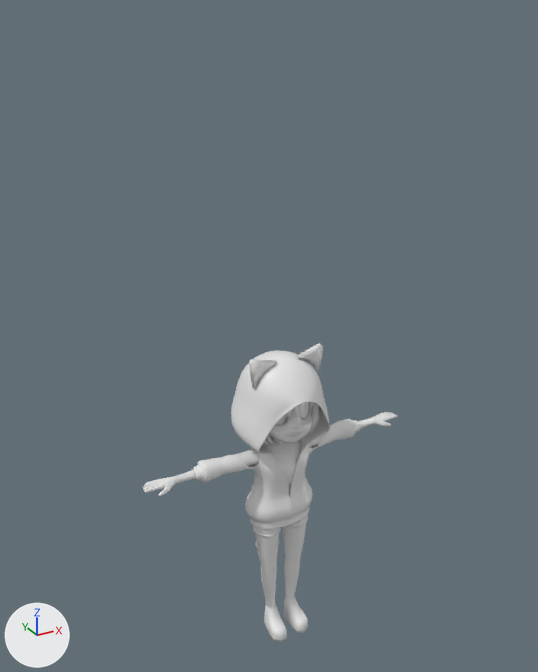
An edit to the FBX model n_chan.fbx, drawn before and after from the same camera.
Rendered twice from a camera (50 mm lens) standing at (-24.1, -41.2, 26.8) and looking at (0.4, 3.3, 4.6). The axes (+X, +Y, +Z) are drawn at lower left. The lights are the same throughout. Vertices at the same position are counted once.

Objects in the first picture: 'Body', 'Circle', 'Face', 'Hair', 'Inner', 'Pants', 'Parker', 'Shoes'.
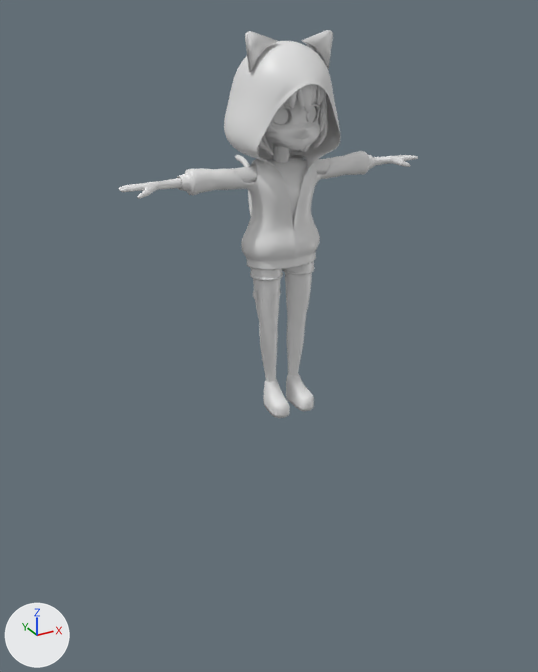
Changed parts and their boxes (x1, y1, x2, y2) in the pictures (538 x 672 px; the box of a moved part takes in the faces that stretch with it):
'Parker', mesh moved
    before: (191, 344, 361, 529)
    after: (177, 30, 376, 270)
'Body', mesh moved
    before: (143, 412, 397, 608)
    after: (119, 155, 418, 382)
'Face', reshaped
    before: (269, 405, 312, 444)
    after: (264, 92, 321, 162)
'Shoes', mesh moved
    before: (264, 597, 308, 642)
    after: (263, 374, 314, 418)
'Hair', reshaped
    before: (264, 402, 319, 445)
    after: (257, 84, 328, 156)
'Inner', mesh moved
    before: (263, 437, 302, 483)
    after: (267, 158, 307, 210)
'Pants', mesh moved
    before: (253, 514, 308, 537)
    after: (250, 261, 315, 281)
'Circle', mesh moved
    before: (259, 540, 279, 550)
    after: (257, 290, 281, 300)
part 2 of me_plane, moved or reshaped
    before: (269, 405, 312, 444)
    after: (264, 92, 321, 162)
part 3 of me_plane, added
    after: (306, 106, 316, 122)
part 4 of me_plane, added
    after: (273, 108, 288, 124)
part 5 of me_plane, deleted
    before: (275, 416, 285, 425)
part 10 of me_nurbspath_006, moved or reshaped
    before: (265, 436, 273, 444)
    after: (262, 135, 274, 156)
part 11 of me_nurbspath_006, moved or reshaped
    before: (312, 404, 318, 426)
    after: (320, 96, 327, 132)
part 12 of me_nurbspath_006, moved or reshaped
    before: (312, 403, 316, 414)
    after: (320, 100, 325, 118)
part 13 of me_nurbspath_006, moved or reshaped
    before: (309, 407, 319, 434)
    after: (316, 107, 328, 148)
part 14 of me_nurbspath_006, moved or reshaped
    before: (270, 430, 276, 434)
    after: (266, 124, 279, 134)
part 15 of me_nurbspath_006, moved or reshaped (not visible before)
    after: (259, 140, 270, 152)
part 16 of me_nurbspath_006, moved or reshaped (not visible before)
    after: (313, 119, 319, 149)
part 17 of me_nurbspath_006, deleted
    before: (285, 402, 315, 418)
part 18 of me_nurbspath_006, added
    after: (280, 84, 326, 113)

Edits to the bpy script that builds the scene:
```text
Change me_plane:
    remove me_plane.from_pydata(...)  # 3448 vertices, 3442 faces; spans x -2.54..2.54, y -1.89..3.4, z -3.57..3.45
    add me_plane.from_pydata(...)  # 3446 vertices, 3380 faces; spans x -2.54..2.54, y -1.89..3.4, z 17.39..24.4
    me_plane part 2: the loose piece of 2711 vertices spanning x -2.27..2.27, y -1.89..3.4, z -3.57..3.45 is moved by (0.0, 0.0, 20.95)
    me_plane part 3: a new loose piece of 193 vertices spanning x 0.64..1.56, y -0.85..-0.48, z 20.34..21.44, in mat_face_mat (white #e7e7e7)
    me_plane part 4: a new loose piece of 193 vertices spanning x -1.56..-0.64, y -0.85..-0.48, z 20.34..21.44, in mat_face_mat (white #e7e7e7)
    me_plane part 5: the loose piece of 194 vertices spanning x -1.56..-0.64, y -0.85..-0.48, z -0.61..0.48 is deleted
Change me_cube_002:
    where me_cube_002.from_pydata(...)  # 582 vertices, 580 faces; spans x -1.68..1.68, y -1.47..1.35, z -20.52..-18.47
    me_cube_002 part 1: the whole mesh is moved by (0.0, 0.0, 20.95)
Change me_cylinder_004:
    where me_cylinder_004.from_pydata(...)  # 696 vertices, 644 faces; spans x -2.06..2.06, y -0.64..1.93, z -6.24..-3.02
    me_cylinder_004 part 19: the whole mesh is moved by (0.0, 0.0, 20.95)
Change me_cylinder_001:
    where me_cylinder_001.from_pydata(...)  # 10364 vertices, 10362 faces; spans x -10.9..10.9, y -1.2..2.1, z -19.9..-3.0
    me_cylinder_001 part 6: the whole mesh is moved by (0.0, 0.0, 21.0)
Change me_cylinder_005:
    where me_cylinder_005.from_pydata(...)  # 1615 vertices, 1558 faces; spans x -2.37..2.37, y -0.49..2.23, z -10.63..-8.01
    me_cylinder_005 part 7: the whole mesh is moved by (0.0, 0.0, 20.95)
Change me_cylinder_003:
    where me_cylinder_003.from_pydata(...)  # 6799 vertices, 6692 faces; spans x -7.13..7.13, y -2.47..7.53, z -9.85..4.66
    me_cylinder_003 part 8: the whole mesh is moved by (0.0, 0.0, 20.95)
Change me_circle_001:
    where me_circle_001.from_pydata(...)  # 32 vertices, 16 faces; spans x -2.17..-0.29, y -0.25..1.67, z -12.01..-11.72
    me_circle_001 part 9: the whole mesh is moved by (0.0, 0.0, 20.95)
Change me_nurbspath_006:
    remove me_nurbspath_006.from_pydata(...)  # 21024 vertices, 20215 faces; spans x -3.07..3.21, y -2.11..4.51, z -2.85..3.86
    add me_nurbspath_006.from_pydata(...)  # 21008 vertices, 20197 faces; spans x -3.07..3.21, y -2.11..4.51, z 18.1..24.82
    me_nurbspath_006 part 10: the loose piece of 368 vertices spanning x -2.27..-1.05, y -0.01..0.76, z -2.62..2.52 is moved by (0.0, 0.0, 20.95)
    me_nurbspath_006 part 11: the loose piece of 448 vertices spanning x -0.14..2.34, y -1.13..0.3, z -1.17..3.74 is moved by (0.0, 0.0, 20.95)
    me_nurbspath_006 part 12: the loose piece of 448 vertices spanning x -0.14..1.99, y -0.93..0.0, z -0.42..3.36 is moved by (0.0, 0.0, 20.95)
    me_nurbspath_006 part 13: the loose piece of 576 vertices spanning x -0.14..2.72, y -0.53..0.62, z -2.21..3.86 is moved by (0.0, 0.0, 20.95)
    me_nurbspath_006 part 14: the loose piece of 448 vertices spanning x -2.34..0.14, y -1.13..0.3, z -1.05..3.74 is moved by (0.0, 0.0, 20.95)
    me_nurbspath_006 part 15: the loose piece of 576 vertices spanning x -2.72..0.14, y -0.53..0.62, z -2.21..3.86 is moved by (0.0, 0.0, 20.95)
    me_nurbspath_006 part 16: the loose piece of 512 vertices spanning x -0.16..2.99, y 0.06..1.17, z -2.51..3.71 is moved by (0.0, 0.0, 20.95)
    me_nurbspath_006 part 17: 18 loose pieces with 7354 vertices, spanning x -2.89..3.21, y -2.11..4.15, z -1.71..3.73, are deleted
    me_nurbspath_006 part 18: 7364 vertices added at x -2.89..3.21, y -2.11..4.15, z 18.1..24.68
```
